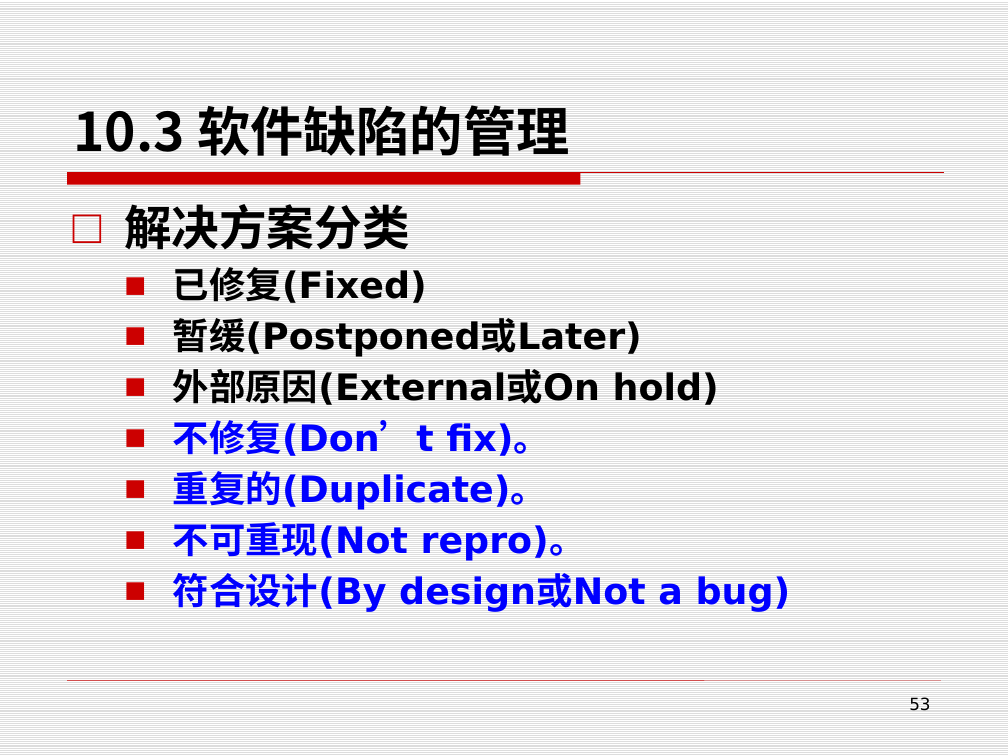
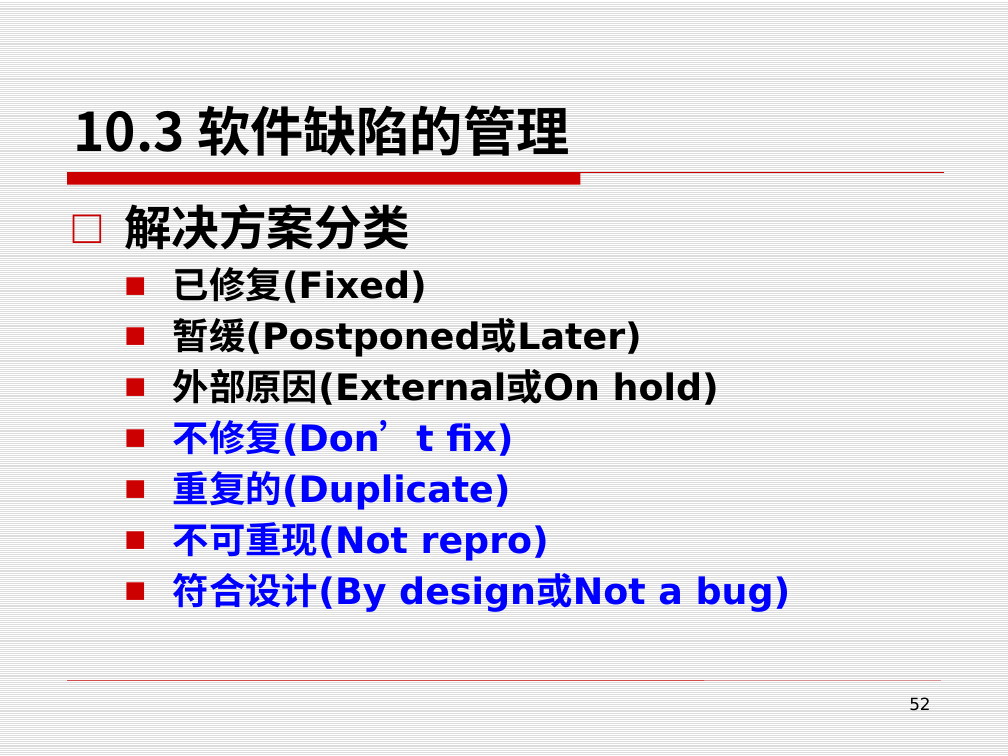
Before and after one commit to edu2act/course-foundation-software-tesing, a slide deck: slide 52 of PPT/第三部分 软件测试应用/10.3 测试过程管理.pptx (slide 53 before the commit). Drawn at 1008x756 pixels with LibreOffice and Linux fonts; fonts in the diff are those of the drawing. Boxes give left, top, right and bottom in pixels: in the first picture for what was removed or moved away, otherwise in the second. Text is boxed around its words. In the diff, an @@ line names an element or a change of style, - is before the commit and + after.

Commit message:
测试过程管理

```diff
--- a/PPT/第三部分 软件测试应用/10.3 测试过程管理.pptx
+++ b/PPT/第三部分 软件测试应用/10.3 测试过程管理.pptx
@@ text at (173, 420, 549, 561): text changed @@
-  ■ 不修复(Don’t fix)。
-  ■ 重复的(Duplicate)。
-  ■ 不可重现(Not repro)。
+  ■ 不修复(Don’t fix)
+  ■ 重复的(Duplicate)
+  ■ 不可重现(Not repro)
@@ page number at (909, 697, 930, 711): text changed @@
-53
+52
```
Also in this commit, not shown: 6 other slides changed, 1 slide added, 1 slide removed, 2 other files.
